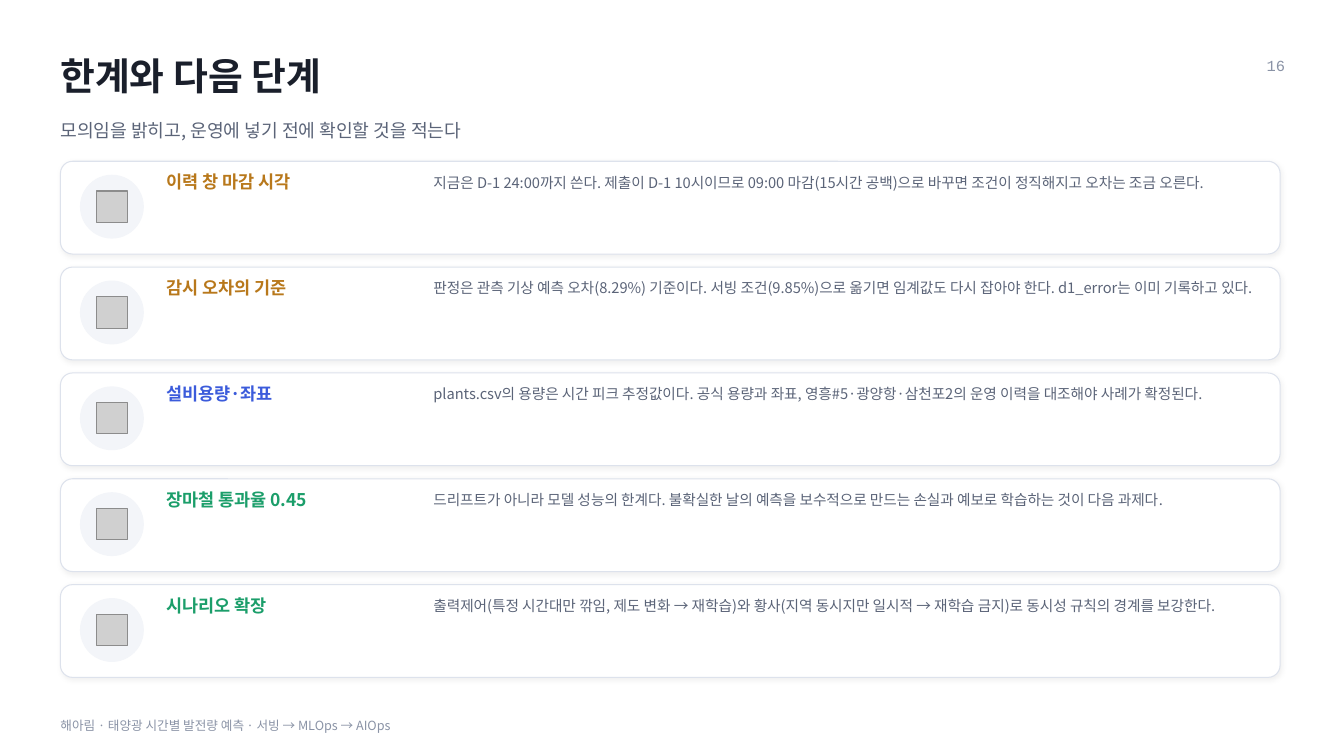
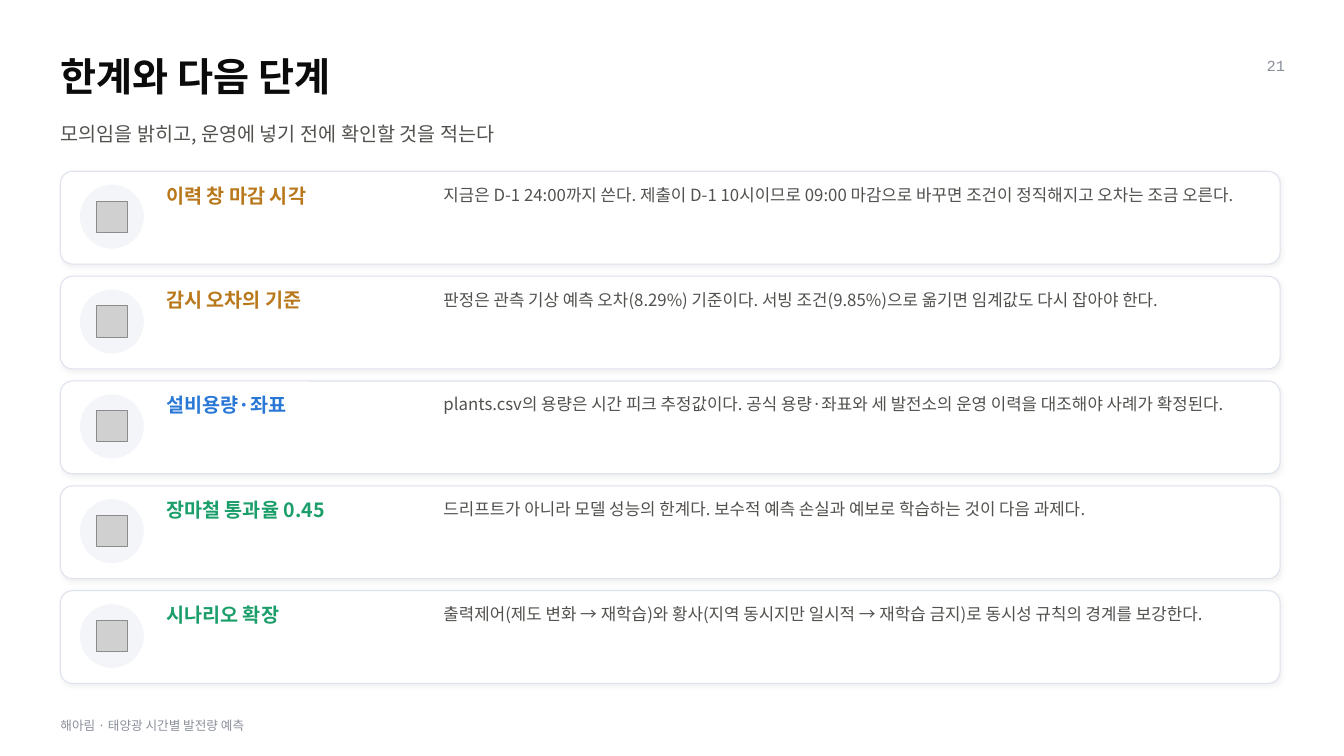
Before and after one commit to leemingi0906/model-serving, a slide deck: slide 21 of team_solar/release/Haearim_deck.pptx (slide 16 before the commit). Drawn at 1344x756 pixels with LibreOffice and Linux fonts; fonts in the diff are those of the drawing; grey boxes stand for pictures. Boxes give left, top, right and bottom in pixels: in the first picture for what was removed or moved away, otherwise in the second. Text is boxed around its words. In the diff, an @@ line names an element or a change of style, - is before the commit and + after.

```diff
--- a/team_solar/release/Haearim_deck.pptx
+++ b/team_solar/release/Haearim_deck.pptx
@@ text "한계와 다음 단계" at bbox=[60, 58, 330, 95]: size 27 to 28 pt, text colour #1A1F2B to #0B0B0B @@
@@ text at bbox=[1267, 61, 1285, 71]: text changed; text colour #8A93A6 to #8A8F9A @@
-16
+21
@@ text "모의임을 밝히고, 운영에 넣기 전에 ..." at bbox=[60, 124, 494, 145]: size 13 to 14 pt, text colour #5B6478 to #52514E @@
@@ shadow changed in 5 elements at bbox=[60, 591, 1280, 684], bbox=[60, 486, 1280, 579], bbox=[60, 381, 1280, 474], bbox=[60, 276, 1280, 369], bbox=[60, 171, 1280, 264] @@
@@ size 12.5 to 14 pt in 4 elements at bbox=[166, 605, 279, 624], bbox=[166, 500, 325, 519], bbox=[166, 290, 301, 309], bbox=[166, 186, 306, 205] @@
@@ text "이력 창 마감 시각": place and size @@
-text "이력 창 마감 시각" at bbox=[166, 173, 291, 190]
+text "이력 창 마감 시각" at bbox=[166, 186, 306, 205]
@@ text at bbox=[443, 187, 1233, 203]: text changed; size 10.5 to 12 pt; text colour #5B6478 to #52514E @@
-지금은 D-1 24:00까지 쓴다. 제출이 D-1 10시이므로 09:00 마감(15시간 공백)으로 바꾸면 조건이 정직해지고 오차는 조금 오른다.
+지금은 D-1 24:00까지 쓴다. 제출이 D-1 10시이므로 09:00 마감으로 바꾸면 조건이 정직해지고 오차는 조금 오른다.
@@ text "감시 오차의 기준": place and size @@
-text "감시 오차의 기준" at bbox=[166, 279, 287, 296]
+text "감시 오차의 기준" at bbox=[166, 290, 301, 309]
@@ text at bbox=[443, 292, 1158, 309]: text changed; size 10.5 to 12 pt; text colour #5B6478 to #52514E @@
-판정은 관측 기상 예측 오차(8.29%) 기준이다. 서빙 조건(9.85%)으로 옮기면 임계값도 다시 잡아야 한다. d1_error는 이미 기록하고 있다.
+판정은 관측 기상 예측 오차(8.29%) 기준이다. 서빙 조건(9.85%)으로 옮기면 임계값도 다시 잡아야 한다.
@@ 4 pictures, 3 rounded rectangles, 3 ellipses: place and size @@
-4 pictures, 3 rounded rectangles, 3 ellipses at bbox=[60, 161, 1280, 539]
+4 pictures, 3 rounded rectangles, 3 ellipses at bbox=[60, 171, 1280, 547]
@@ text "설비용량·좌표": place and size @@
-text "설비용량·좌표" at bbox=[166, 385, 273, 402]
+text "설비용량·좌표" at bbox=[166, 395, 286, 414]
@@ text "설비용량·좌표" at bbox=[166, 395, 286, 414]: size 12.5 to 14 pt, text colour #3B5BDB to #2A78D6 @@
@@ text at bbox=[443, 396, 1223, 414]: text changed; size 10.5 to 12 pt; text colour #5B6478 to #52514E @@
-plants.csv의 용량은 시간 피크 추정값이다. 공식 용량과 좌표, 영흥#5·광양항·삼천포2의 운영 이력을 대조해야 사례가 확정된다.
+plants.csv의 용량은 시간 피크 추정값이다. 공식 용량·좌표와 세 발전소의 운영 이력을 대조해야 사례가 확정된다.
@@ 2 rounded rectangles, 2 ellipses, 1 picture: place and size @@
-2 rounded rectangles, 2 ellipses, 1 picture at bbox=[60, 479, 1280, 678]
+2 rounded rectangles, 2 ellipses, 1 picture at bbox=[60, 486, 1280, 684]
@@ text "장마철 통과율 0.45": place and size @@
-text "장마철 통과율 0.45" at bbox=[166, 491, 308, 508]
+text "장마철 통과율 0.45" at bbox=[166, 500, 325, 519]
@@ text at bbox=[443, 501, 1086, 517]: text changed; size 10.5 to 12 pt; text colour #5B6478 to #52514E @@
-드리프트가 아니라 모델 성능의 한계다. 불확실한 날의 예측을 보수적으로 만드는 손실과 예보로 학습하는 것이 다음 과제다.
+드리프트가 아니라 모델 성능의 한계다. 보수적 예측 손실과 예보로 학습하는 것이 다음 과제다.
@@ text "시나리오 확장": place and size @@
-text "시나리오 확장" at bbox=[166, 597, 267, 614]
+text "시나리오 확장" at bbox=[166, 605, 279, 624]
@@ text at bbox=[443, 606, 1203, 623]: text changed; size 10.5 to 12 pt; text colour #5B6478 to #52514E @@
-출력제어(특정 시간대만 깎임, 제도 변화 → 재학습)와 황사(지역 동시지만 일시적 → 재학습 금지)로 동시성 규칙의 경계를 보강한다.
+출력제어(제도 변화 → 재학습)와 황사(지역 동시지만 일시적 → 재학습 금지)로 동시성 규칙의 경계를 보강한다.
@@ text at bbox=[60, 719, 244, 731]: text changed; text colour #8A93A6 to #8A8F9A @@
-해아림 · 태양광 시간별 발전량 예측 · 서빙 → MLOps → AIOps
+해아림 · 태양광 시간별 발전량 예측
```
Also in this commit, not shown: 15 other slides changed, 6 slides added, 1 slide removed, 13 other files.
